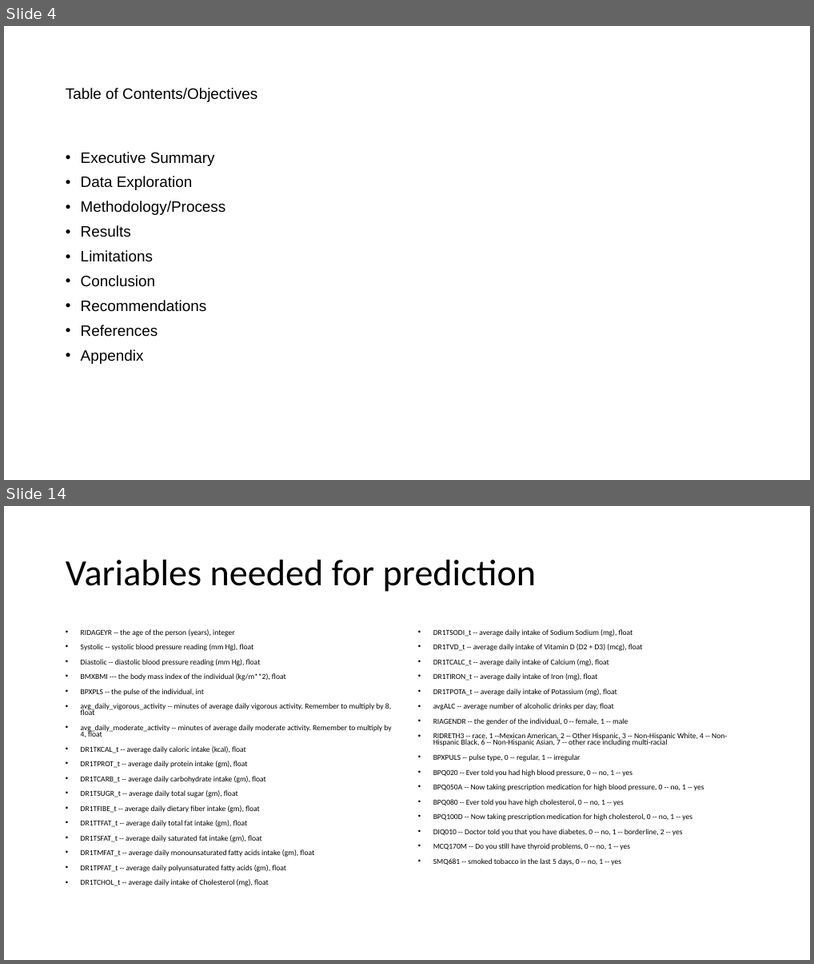
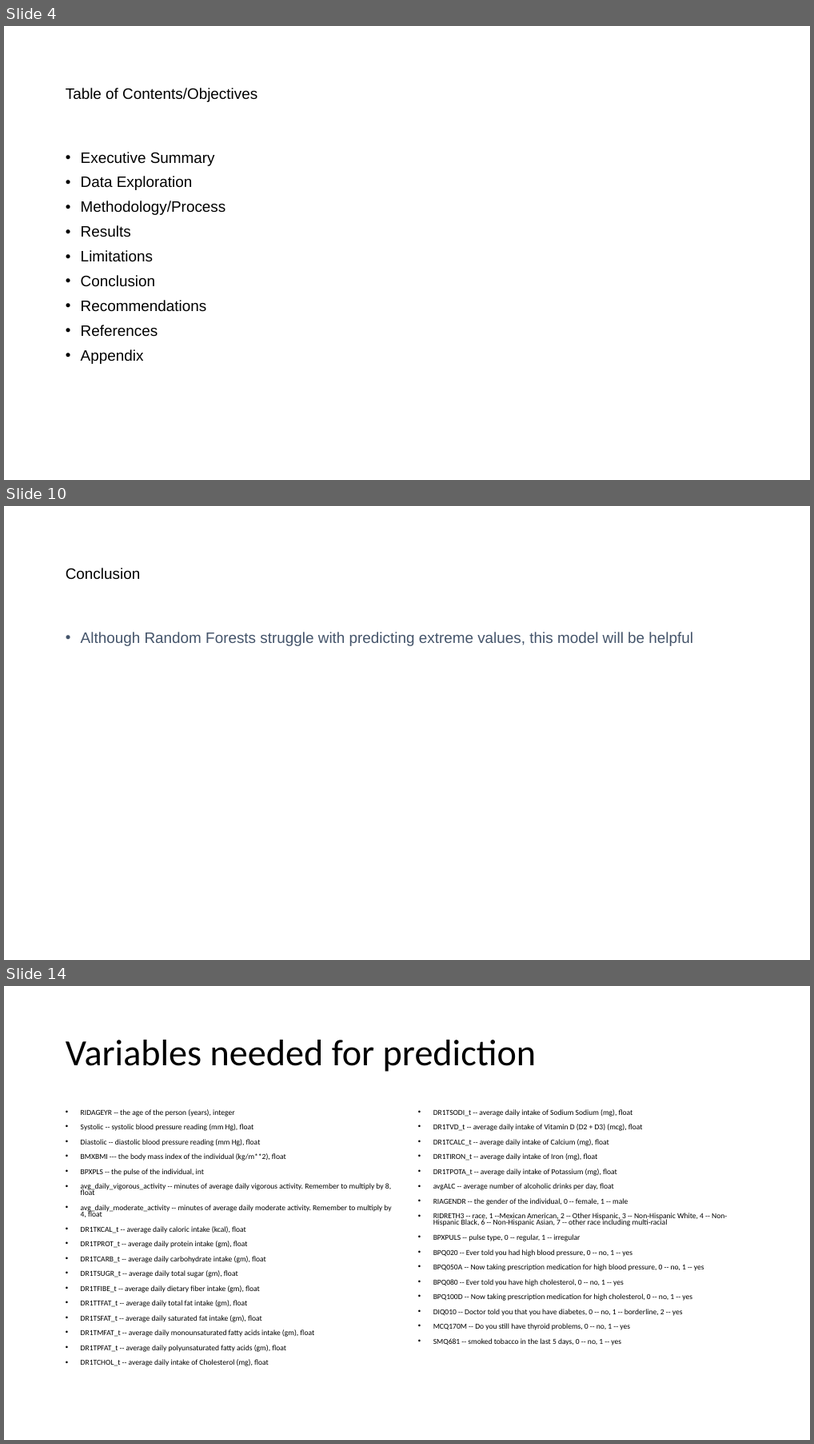
Before and after one commit to mathisme/ThinkfulDSFinalCapstone, a slide deck: Presentation.pptx. Shown one above the other, each under a label of ours: slides 4 and 14 before the commit, slides 4, 10 and 14 after it; the slides between them are not shown. The pictures are 814x964 and 814x1444 pixels, drawn with LibreOffice and Linux fonts; fonts in the diff are those of the drawing. Boxes give left, top, right and bottom in pixels: in the first picture for what was removed or moved away, otherwise in the second. Text is boxed around its words. In the diff, an @@ line names an element or a change of style, - is before the commit and + after.

```diff
--- a/Presentation.pptx
+++ b/Presentation.pptx
@@ slide 10 added at (x1=4, y1=506, x2=810, y2=960), background #FFFFFF @@
@@ title added at (x1=66, y1=568, x2=140, y2=580), 18 pt, text #000000 @@
+Conclusion
@@ text added at (x1=81, y1=632, x2=694, y2=646), 18 pt, text #44546A @@
+• Although Random Forests struggle with predicting extreme values, this model will be helpful
```
Also in this commit, not shown: 9 slides changed, 5 other slides added, 4 slides removed.
